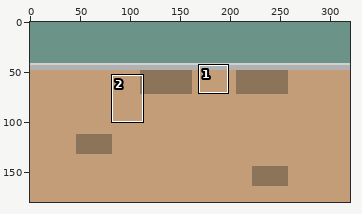
Edited in one commit: pixel-art file (Assets/concept.aseprite). Above, an overview of the earlier version with the close-up marked.
Close-up. Old version:
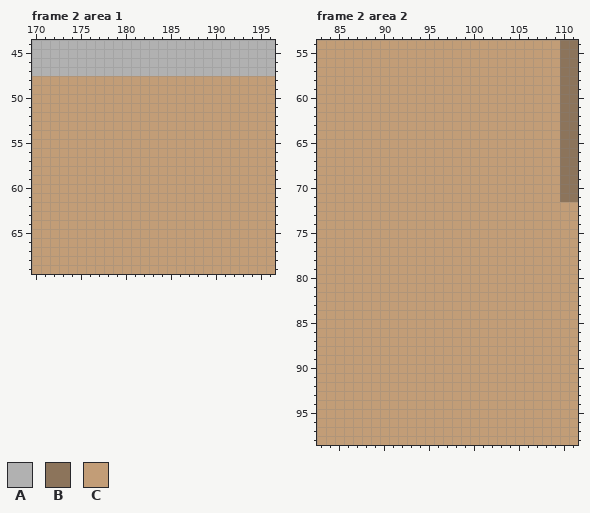
320x180 pixels, 2 frames. Colours within 5 levels of each other are drawn and written as one. Shown: frame 2 area 1: x 170..196, y 44..69; frame 2 area 2: x 83..111, y 54..98. The commit also changed other frames or places, which this record leaves out.
Palette (. is transparent): A #b1b1b1  B #8c745b  C #c29d77
Pixels before, frame 2 area 1, first column x 170:
44 AAAAAAAAAAAAAAAAAAAAAAAAAAA
45 AAAAAAAAAAAAAAAAAAAAAAAAAAA
46 AAAAAAAAAAAAAAAAAAAAAAAAAAA
47 AAAAAAAAAAAAAAAAAAAAAAAAAAA
48 CCCCCCCCCCCCCCCCCCCCCCCCCCC
49 CCCCCCCCCCCCCCCCCCCCCCCCCCC
50 CCCCCCCCCCCCCCCCCCCCCCCCCCC
51 CCCCCCCCCCCCCCCCCCCCCCCCCCC
52 CCCCCCCCCCCCCCCCCCCCCCCCCCC
53 CCCCCCCCCCCCCCCCCCCCCCCCCCC
54 CCCCCCCCCCCCCCCCCCCCCCCCCCC
55 CCCCCCCCCCCCCCCCCCCCCCCCCCC
56 CCCCCCCCCCCCCCCCCCCCCCCCCCC
57 CCCCCCCCCCCCCCCCCCCCCCCCCCC
58 CCCCCCCCCCCCCCCCCCCCCCCCCCC
59 CCCCCCCCCCCCCCCCCCCCCCCCCCC
60 CCCCCCCCCCCCCCCCCCCCCCCCCCC
61 CCCCCCCCCCCCCCCCCCCCCCCCCCC
62 CCCCCCCCCCCCCCCCCCCCCCCCCCC
63 CCCCCCCCCCCCCCCCCCCCCCCCCCC
64 CCCCCCCCCCCCCCCCCCCCCCCCCCC
65 CCCCCCCCCCCCCCCCCCCCCCCCCCC
66 CCCCCCCCCCCCCCCCCCCCCCCCCCC
67 CCCCCCCCCCCCCCCCCCCCCCCCCCC
68 CCCCCCCCCCCCCCCCCCCCCCCCCCC
69 CCCCCCCCCCCCCCCCCCCCCCCCCCC
Pixels before, frame 2 area 2, first column x 83:
54 CCCCCCCCCCCCCCCCCCCCCCCCCCCBB
55 CCCCCCCCCCCCCCCCCCCCCCCCCCCBB
56 CCCCCCCCCCCCCCCCCCCCCCCCCCCBB
57 CCCCCCCCCCCCCCCCCCCCCCCCCCCBB
58 CCCCCCCCCCCCCCCCCCCCCCCCCCCBB
59 CCCCCCCCCCCCCCCCCCCCCCCCCCCBB
60 CCCCCCCCCCCCCCCCCCCCCCCCCCCBB
61 CCCCCCCCCCCCCCCCCCCCCCCCCCCBB
62 CCCCCCCCCCCCCCCCCCCCCCCCCCCBB
63 CCCCCCCCCCCCCCCCCCCCCCCCCCCBB
64 CCCCCCCCCCCCCCCCCCCCCCCCCCCBB
65 CCCCCCCCCCCCCCCCCCCCCCCCCCCBB
66 CCCCCCCCCCCCCCCCCCCCCCCCCCCBB
67 CCCCCCCCCCCCCCCCCCCCCCCCCCCBB
68 CCCCCCCCCCCCCCCCCCCCCCCCCCCBB
69 CCCCCCCCCCCCCCCCCCCCCCCCCCCBB
70 CCCCCCCCCCCCCCCCCCCCCCCCCCCBB
71 CCCCCCCCCCCCCCCCCCCCCCCCCCCBB
72 CCCCCCCCCCCCCCCCCCCCCCCCCCCCC
73 CCCCCCCCCCCCCCCCCCCCCCCCCCCCC
74 CCCCCCCCCCCCCCCCCCCCCCCCCCCCC
75 CCCCCCCCCCCCCCCCCCCCCCCCCCCCC
76 CCCCCCCCCCCCCCCCCCCCCCCCCCCCC
77 CCCCCCCCCCCCCCCCCCCCCCCCCCCCC
78 CCCCCCCCCCCCCCCCCCCCCCCCCCCCC
79 CCCCCCCCCCCCCCCCCCCCCCCCCCCCC
80 CCCCCCCCCCCCCCCCCCCCCCCCCCCCC
81 CCCCCCCCCCCCCCCCCCCCCCCCCCCCC
82 CCCCCCCCCCCCCCCCCCCCCCCCCCCCC
83 CCCCCCCCCCCCCCCCCCCCCCCCCCCCC
84 CCCCCCCCCCCCCCCCCCCCCCCCCCCCC
85 CCCCCCCCCCCCCCCCCCCCCCCCCCCCC
86 CCCCCCCCCCCCCCCCCCCCCCCCCCCCC
87 CCCCCCCCCCCCCCCCCCCCCCCCCCCCC
88 CCCCCCCCCCCCCCCCCCCCCCCCCCCCC
89 CCCCCCCCCCCCCCCCCCCCCCCCCCCCC
90 CCCCCCCCCCCCCCCCCCCCCCCCCCCCC
91 CCCCCCCCCCCCCCCCCCCCCCCCCCCCC
92 CCCCCCCCCCCCCCCCCCCCCCCCCCCCC
93 CCCCCCCCCCCCCCCCCCCCCCCCCCCCC
94 CCCCCCCCCCCCCCCCCCCCCCCCCCCCC
95 CCCCCCCCCCCCCCCCCCCCCCCCCCCCC
96 CCCCCCCCCCCCCCCCCCCCCCCCCCCCC
97 CCCCCCCCCCCCCCCCCCCCCCCCCCCCC
98 CCCCCCCCCCCCCCCCCCCCCCCCCCCCC
The same view after the edit:
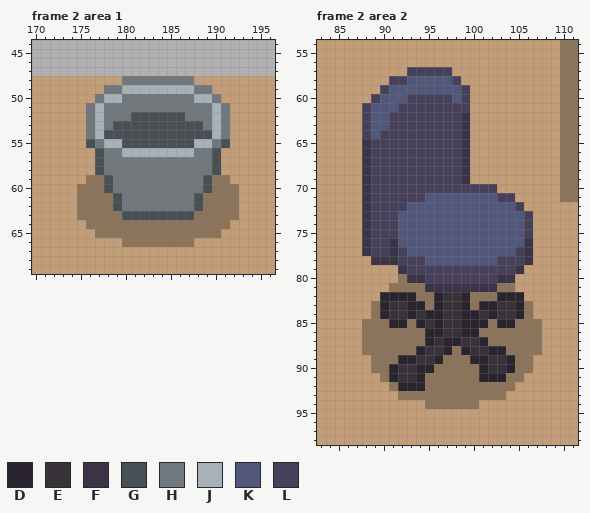
Colours new in this view: D #29242d  E #383338  F #3b3346  G #484f55  H #70777d  J #a9b1b8  K #52577c  L #47405b
From old to new:
layer "Layer 4" added
layer "Layer 3" now shown
Frame 2 area 1, layers "Layer 3", "Layer 2":
y 48: x 180..187 CCCCCCCC -> HHHHHHHH
y 49: x 178..189 CCCCCCCCCCCC -> HHJJJJJJJJHH
y 50: x 177..190 CCCCCCCCCCCCCC -> HJJHHHHHHHHJJH
y 51: x 176..191 CCCCCCCCCCCCCCCC -> HJHHHHHHHHHHHHJH
y 52: x 176..191 CCCCCCCCCCCCCCCC -> HJHHHGGGGGGHHHJH
y 53: x 176..191 CCCCCCCCCCCCCCCC -> HJHGGGGGGGGGGHJH
y 54: x 176..191 CCCCCCCCCCCCCCCC -> HJGGGGGGGGGGGGJH
y 55: x 176..191 CCCCCCCCCCCCCCCC -> GHJJGGGGGGGGJJHG
y 56: x 177..190 CCCCCCCCCCCCCC -> GHHJJJJJJJJHHG
y 57..58: x 177..190 CCCCCCCCCCCCCC -> GHHHHHHHHHHHHG
y 59: x 176..191 CCCCCCCCCCCCCCCC -> BBGHHHHHHHHHHGBB
y 60: x 175..192 CCCCCCCCCCCCCCCCCC -> BBBGHHHHHHHHHHGBBB
y 61..62: x 175..192 CCCCCCCCCCCCCCCCCC -> BBBBGHHHHHHHHGBBBB
y 63: x 175..192 CCCCCCCCCCCCCCCCCC -> BBBBBGGGGGGGGBBBBB
y 64: x 176..191 CCCCCCCCCCCCCCCC -> BBBBBBBBBBBBBBBB
y 65: x 177..190 CCCCCCCCCCCCCC -> BBBBBBBBBBBBBB
y 66: x 180..187 CCCCCCCC -> BBBBBBBB
Frame 2 area 2, layers "Layer 3", "Layer 4":
y 57: x 93..97 CCCCC -> LLLLL
y 58: x 91..98 CCCCCCCC -> LLKKKKKL
y 59: x 90..99 CCCCCCCCCC -> LKKKKKKKKL
y 60: x 89..99 CCCCCCCCCCC -> LKKKLLLLLKL
y 61: x 88..99 CCCCCCCCCCCC -> LKKKLLLLLLLL
y 62..63: x 88..99 CCCCCCCCCCCC -> LKKLLLLLLLLF
y 64: x 88..99 CCCCCCCCCCCC -> LKLLLLLLLLLF
y 65..69: x 88..99 CCCCCCCCCCCC -> FLLLLLLLLLLF
y 70: x 88..102 CCCCCCCCCCCCCCC -> FLLLLLLLLLLLLLL
y 71: x 88..104 CCCCCCCCCCCCCCCCC -> FLLLLLLKKKKKKKKLL
y 72: x 88..105 CCCCCCCCCCCCCCCCCC -> FLLLLKKKKKKKKKKKKL
y 73..75: x 88..106 CCCCCCCCCCCCCCCCCCC -> FLLLKKKKKKKKKKKKKKL
y 76: x 88..106 CCCCCCCCCCCCCCCCCCC -> FLLFKKKKKKKKKKKKKKF
y 77: x 88..106 CCCCCCCCCCCCCCCCCCC -> FLLFLKKKKKKKKKKKKLF
y 78: x 89..106 CCCCCCCCCCCCCCCCCC -> FFFLLLKKKKKKKKLLLF
y 79: x 92..105 CCCCCCCCCCCCCC -> FLLLLLLLLLLLLF
y 80: x 92..104 CCCCCCCCCCCCC -> BFFLLLLLLLLFF
y 81: x 91..104 CCCCCCCCCCCCCC -> BBBBFFFFFFFFBB
y 82: x 90..105 CCCCCCCCCCCCCCCC -> DDDDBBDEEDBBBDDD
y 83: x 89..106 CCCCCCCCCCCCCCCCCC -> BDEEDDBDEEDBDDEEDB
y 84: x 89..106 CCCCCCCCCCCCCCCCCC -> BDEEDEDDEEDDEDEEDB
y 85: x 88..107 CCCCCCCCCCCCCCCCCCCC -> BBBDDBDEDEEDDDBDDBBB
y 86: x 88..107 CCCCCCCCCCCCCCCCCCCC -> BBBBBBBDDEEDDBBBBBBB
y 87: x 88..107 CCCCCCCCCCCCCCCCCCCC -> BBBBBBBDEDDEEDBBBBBB
y 88: x 88..107 CCCCCCCCCCCCCCCCCCCC -> BBBBBBDEEDBDEEDDBBBB
y 89: x 89..106 CCCCCCCCCCCCCCCCCC -> BBBDDEEDBBBDDEEDBB
y 90: x 89..106 CCCCCCCCCCCCCCCCCC -> BBDEEDDBBBBBDEEDBB
y 91: x 90..105 CCCCCCCCCCCCCCCC -> BDEEDBBBBBBDDDBB
y 92: x 91..104 CCCCCCCCCCCCCC -> BDDDBBBBBBBBBB
y 93: x 92..103 CCCCCCCCCCCC -> BBBBBBBBBBBB
y 94: x 95..100 CCCCCC -> BBBBBB
